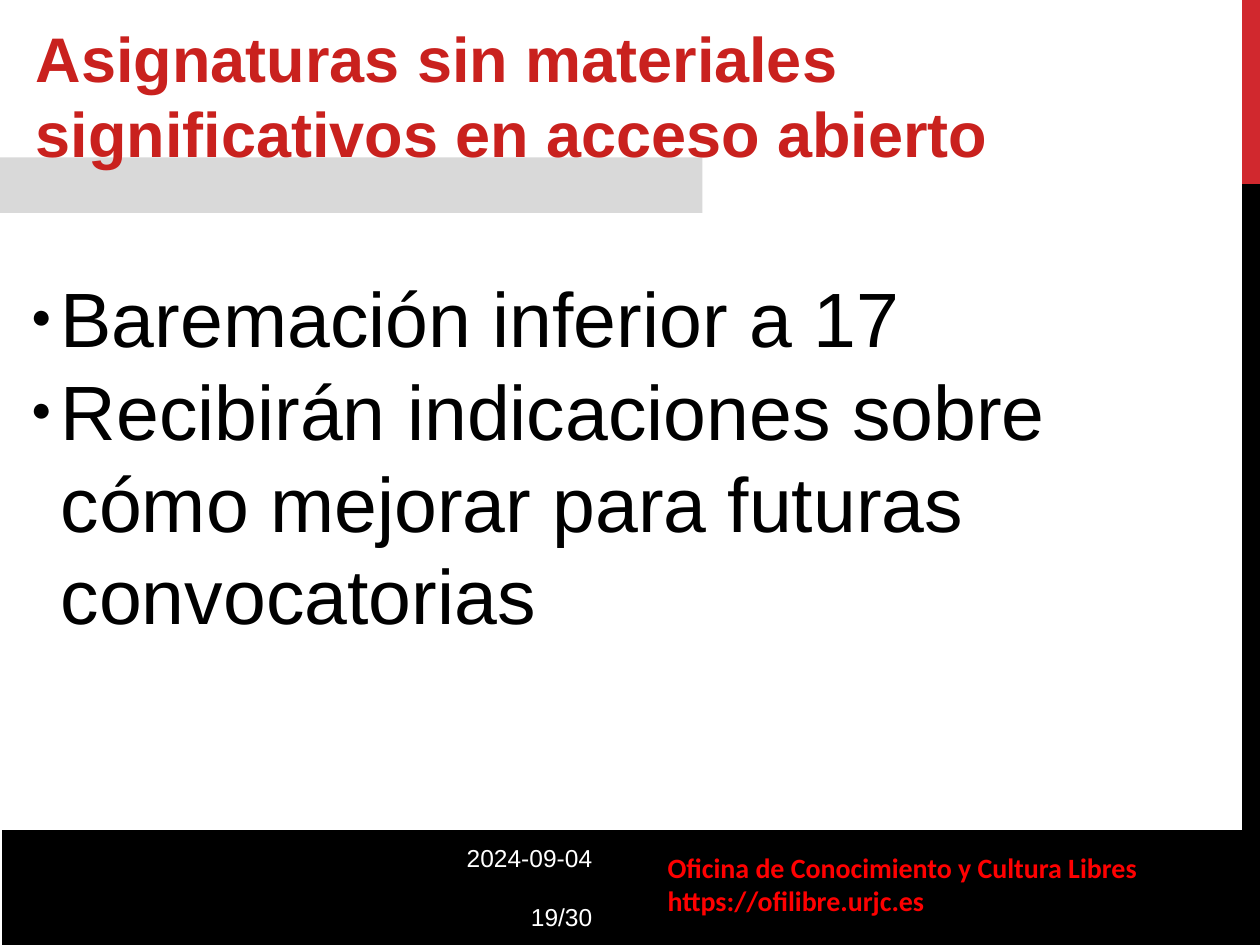
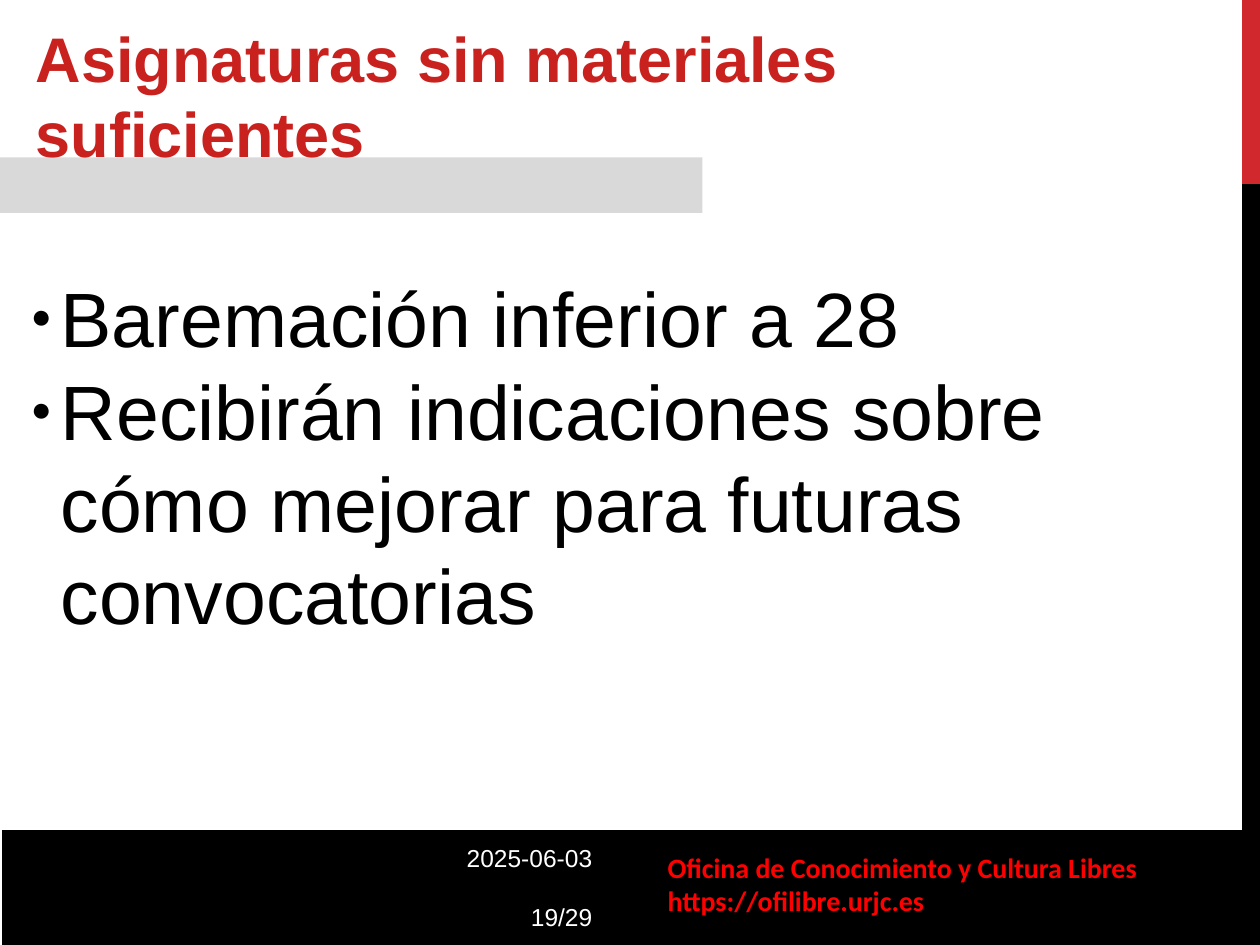
Before and after one commit to roberto-red/ofilibre, a slide deck: slide 19 of static/transpas/convocatoria-asignaturas-abierto/Convocatoria_Asignaturas_Abierto.odp. Drawn at 1260x945 pixels with LibreOffice and Linux fonts; fonts in the diff are those of the drawing; background and template pictures are left out. Boxes give left, top, right and bottom in pixels: in the first picture for what was removed or moved away, otherwise in the second. Text is boxed around its words. In the diff, an @@ line names an element or a change of style, - is before the commit and + after.

```diff
--- a/static/transpas/convocatoria-asignaturas-abierto/Convocatoria_Asignaturas_Abierto.odp
+++ b/static/transpas/convocatoria-asignaturas-abierto/Convocatoria_Asignaturas_Abierto.odp
@@ text at [36, 36, 838, 158]: text changed @@
-Asignaturas sin materiales significativos en acceso abierto
+Asignaturas sin materiales suficientes
@@ text in rectangle at [61, 290, 899, 348]: text changed @@
-● Baremación inferior a 17
+● Baremación inferior a 28
@@ text at [467, 850, 592, 927]: text changed @@
-2024-09-04
-19/30
+2025-06-03
+19/29
```
Also in this commit, not shown: 18 other slides changed, 1 slide removed, 1 other file.
